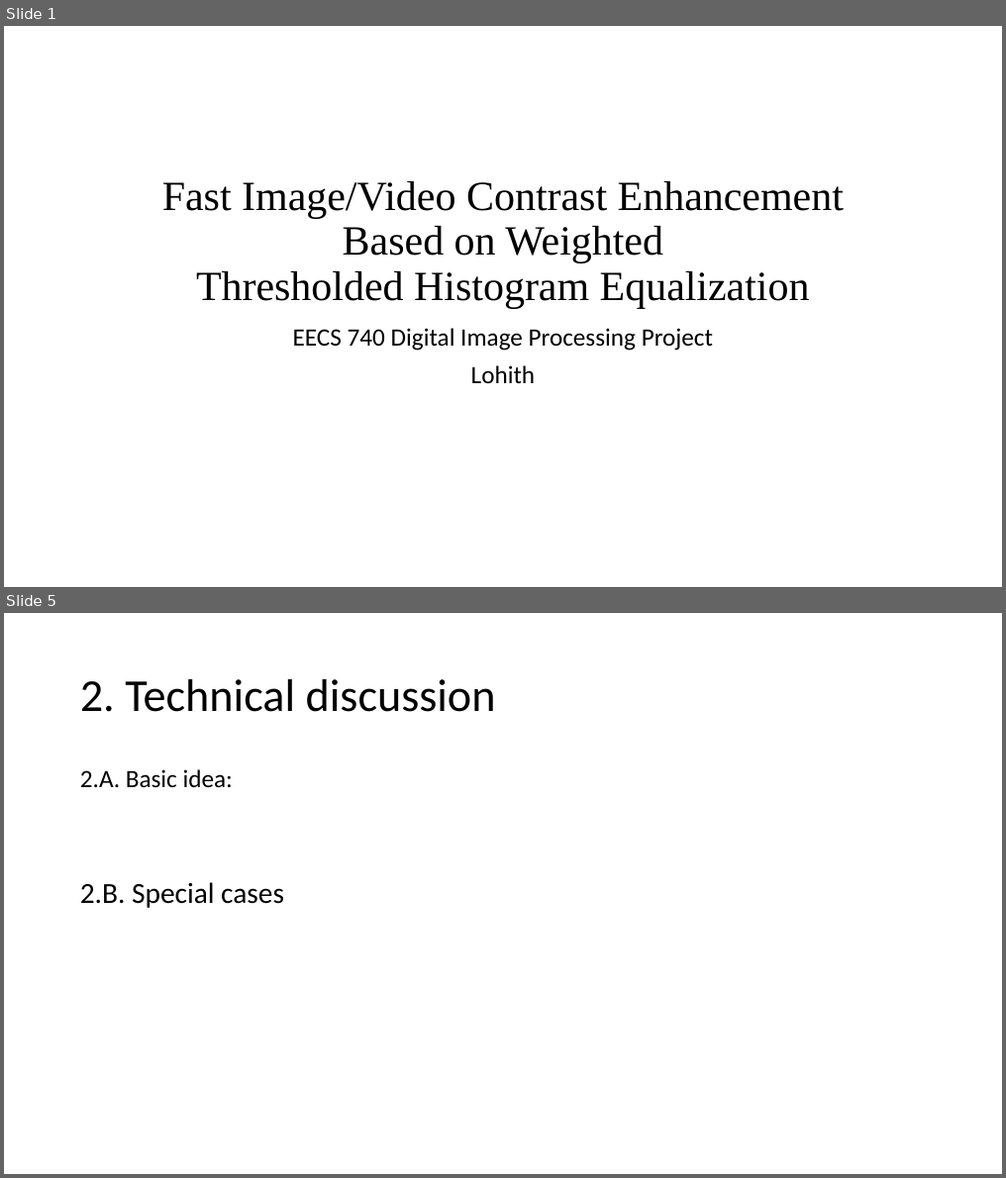
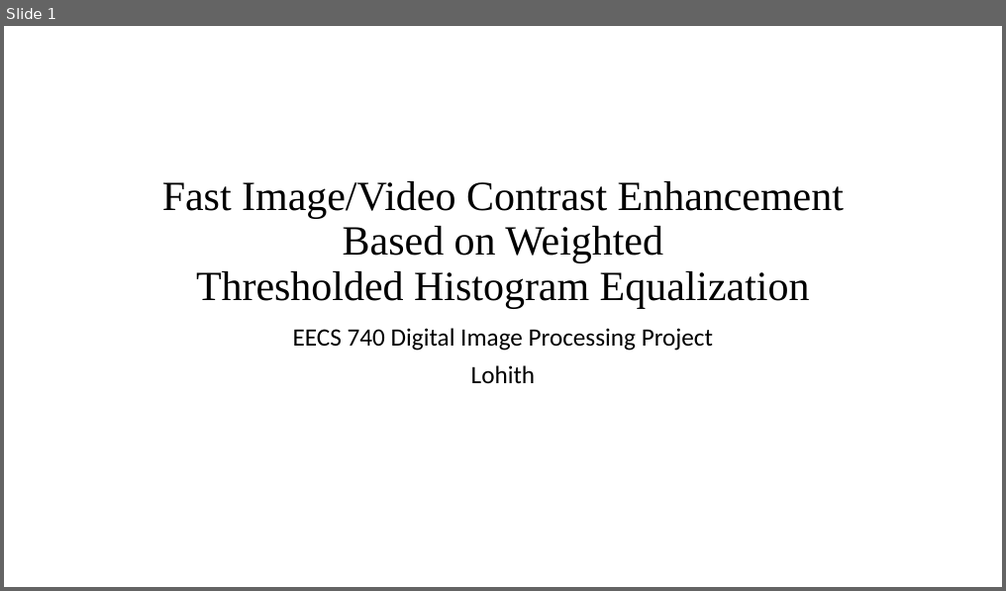
Before and after one commit to lohith921/DIP, a slide deck: Project/Presentation.pptx. Shown one above the other, each under a label of ours: slides 1 and 5 before the commit, slide 1 after it; the slides between them are not shown. The pictures are 1006x1178 and 1006x591 pixels, drawn with LibreOffice and Linux fonts; fonts in the diff are those of the drawing. Boxes give left, top, right and bottom in pixels: in the first picture for what was removed or moved away, otherwise in the second. Text is boxed around its words. In the diff, an @@ line names an element or a change of style, - is before the commit and + after.

Commit message:
Technical discussion has been updated

```diff
--- a/Project/Presentation.pptx
+++ b/Project/Presentation.pptx
@@ slide 5 removed at [4, 613, 1002, 1174], background #FFFFFF @@
@@ title removed at [80, 679, 496, 712] @@
-2. Technical discussion
@@ text removed at [80, 769, 284, 908] @@
-2.A. Basic idea:
-2.B. Special cases
```
Also in this commit, not shown: 3 slides changed, 4 slides added.
